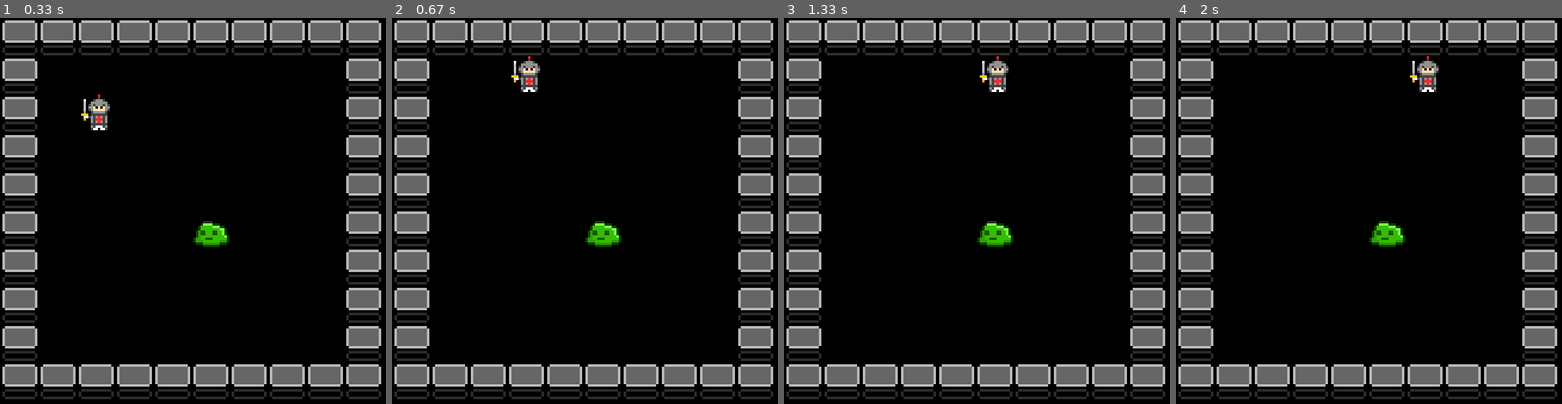
Above: before the commit, frames 1-4 (left to right).
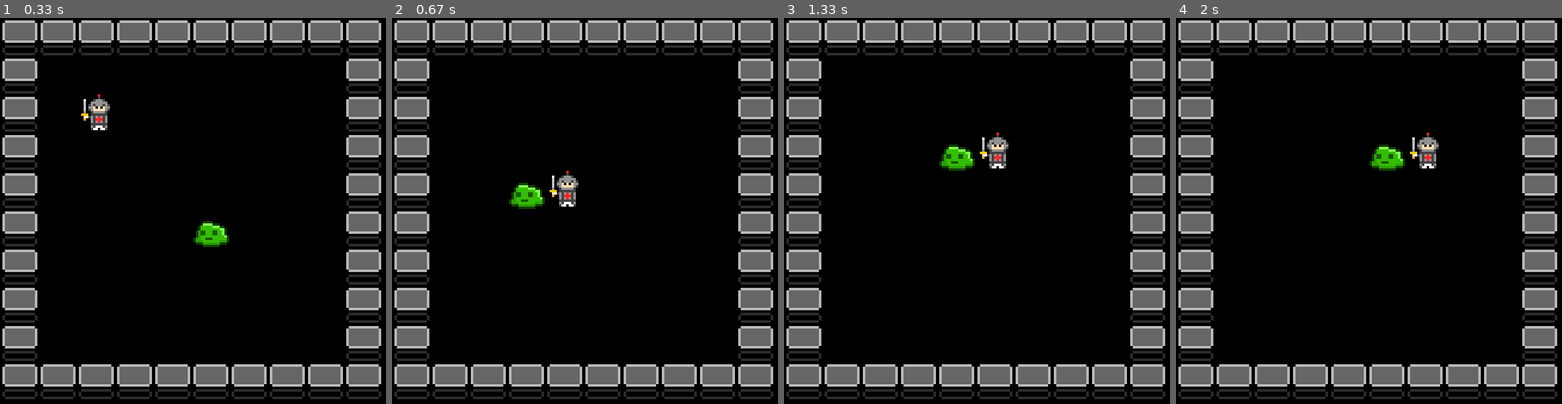
Above: after the commit, the same moments.

Repository: GiantSpaceHamster/GiantRoguelike
Game: pygame game, started from src/python/pygame_main.py
Same seed, same stepped clock (60 frames per second), same inputs: the game is played once before the commit and once after it.
Inputs:
- Up to frame 1 (0.33 s): no input
- Up to frame 2 (0.67 s): tap Space at 0.33 s
- Up to frame 3 (1.33 s): hold Right 0.67-1.13 s; hold Up from 1.17 s (still down)
- Up to frame 4 (2 s): release Up at 1.47 s; hold Right 1.5-1.97 s

Frame 1 is identical in both runs. In frame 2, 1.8% of the frame differs, in the area x 30-60%, y 9-60%; in frame 3, 1.8%; in frame 4, 1.8%.

Commit message:
BFS 길찾기 구현 및 테스트
- 아군 이동시 적도 AI에 의해 플레이어를 추격함.
- 단, 아직 적과 아군의 전투 모듈이 없어서 의미가 없다.
- 기본적인 부분은 완성.

Diff:
--- a/src/python/core.py
+++ b/src/python/core.py
@@ -1,23 +1,29 @@
-# Interactable 인터페이스
-class Interactable():
+class Interactable:
+    """ Interactable 인터페이스 """
     def IsInteractable(self):
         return False
 
     def Interaction(self):
         pass
 
-# Block 여부를 파악 하는 인터페이스
-class CanMoveable():
+class CanMoveable:
+    """ Block 여부를 파악 하는 인터페이스 """
     def CanMoveThis(self):
         return True
 
-# 더미로 만들 수 있는 그릴 수 있는 오브젝트
-class DummyDrawable():
-    def Draw(self):
-        pass
-
-# 캐릭터를 조작할 수 있는 경우는 Moveable 인터페이스를 상속 받는다.
-class Moveable():
+class DummyDrawable:
+    """ 더미로 만들 수 있는 그릴 수 있는 오브젝트 """
+    def Draw(self):
+        pass
+
+class Moveable:
+    """ 캐릭터를 조작할 수 있는 경우는 Moveable 인터페이스를 상속 받는다. """
+    def SetOrder(self, orderList):
+        pass
+
+    def DoOrder(self):
+        pass
+
     def SetPosition(self, x, y):
         pass
 
@@ -39,9 +45,9 @@
     def MoveRight(self):
         pass
 
-# 기본 Object 클레스
 class Object(Interactable, DummyDrawable, CanMoveable):
-    # 프로퍼티 리스트를 가집니다. 알려진 프로퍼티 리스트는 Property.txt를 참조 하세요.
+    """ 기본 Object 클레스 """
+    """ 프로퍼티 리스트를 가집니다. 알려진 프로퍼티 리스트는 Property.txt를 참조 하세요. """
     m_propertyList = {}
 
     def __init__(self):
@@ -63,72 +69,121 @@
 # 아이템 등을 표시하는 중간 레이어. - 아이템 오브젝트
 # 바닥 등을 표시하는 바닥 레이어. - 필드 오브젝트
 
-# 기본 Object를 상속받은 FieldObject
 class FieldObject(Object):
+    """ 기본 Object를 상속받은 FieldObject """
+    def __init__(self):
+        super().__init__()
+
     def IsInteractable(self):
         return True
 
     pass
 
-# FieldObject 를 상속 받아 만든 Board
 class Board(FieldObject):
+    """ FieldObject 를 상속 받아 만든 Board """
+    def __init__(self):
+        super().__init__()
+
     def Interaction(self):
         print("나는 보드다!")
 
     def Draw(self):
         print(" ", end='')
 
-# 기본 Object를 상속받은 ItemObject 객체
 class ItemObject(Object):
+    """ 기본 Object를 상속받은 ItemObject 객체 """
+    def __init__(self):
+        super().__init__()
+
     def IsInteractable(self):
         return True
 
     pass
 
-# 기본 Object를 상속받은 BlockObject 객체
 class BlockObject(Object):
+    """ 기본 Object를 상속받은 BlockObject 객체 """
+    def __init__(self):
+        super().__init__()
+
     def IsInteractable(self):
         return True
 
     def CanMoveThis(self):
         return False
 
-# BlockObject를 상속 받아 만든 Wall
 class Wall(BlockObject):
+    """ BlockObject를 상속 받아 만든 Wall """
+    def __init__(self):
+        super().__init__()
+
     def Interaction(self):
         print("나는 벽이다!")
 
     def Draw(self):
         print("Q", end='')
 
-# Wall 를 상속 받아 만든 BreakableWall
 class BreakableWall(Wall):
+    """ Wall 를 상속 받아 만든 BreakableWall """
+    def __init__(self):
+        super().__init__()
+
     def Interaction(self):
         print("나는 부서지는 벽이다!")
 
     def Draw(self):
         print("w", end='')
 
-# Wall 를 상속 받아 만든 BreakdisableWall
 class BreakdisableWall(Wall):
+    """ Wall 를 상속 받아 만든 BreakdisableWall """
+    def __init__(self):
+        super().__init__()
+
     def Interaction(self):
         print("나는 부서지지 않 벽이다!")
 
     def Draw(self):
         print("W", end='')
 
-# BlockObject 를 상속 받아 만든 Door
 class Door(BlockObject):
+    """ BlockObject 를 상속 받아 만든 Door """
+    def __init__(self):
+        super().__init__()
+
     def Interaction(self):
         print("나는 문이다!")
 
     def Draw(self):
         print("D", end='')
 
-# CharacterObject를 상속 받아 만든 PlayableCharacter - Moveable이 추가로 상속 됨.
 class PlayableCharacter(BlockObject, Moveable):
+    """ CharacterObject를 상속 받아 만든 PlayableCharacter - Moveable이 추가로 상속 됨. """
     m_x = 0
     m_y = 0
+
+    m_isSettedOrderCommand = False
+    m_orderCommandList = {}
+    m_orderList = []
+
+    def __init__(self):
+        super().__init__()
+
+        self.m_x = 0
+        self.m_y = 0
+
+        self.m_isSettedOrderCommand = False
+        self.m_orderCommandList = {}
+        self.m_orderList = []
+
+    def SetOrder(self, orderList):
+        self.m_orderList = orderList
+
+    def DoOrder(self):
+        if len(self.m_orderList) > 0:
+            order = self.m_orderList.get(0)
+            self.m_orderList.remove(order)
+
+            if m_isSettedOrderCommand == True:
+                m_orderCommandList[order]()
 
     def SetPosition(self, x, y):
         self.m_x = x
@@ -139,10 +194,12 @@
 
     def GetY(self):
         return self.m_y
-    pass
-
-# PlayableCharacter를 상속 받아 만든 PlayerCharacter
+
 class PlayerCharacter(PlayableCharacter):
+    """ PlayableCharacter를 상속 받아 만든 PlayerCharacter """
+    def __init__(self):
+        super().__init__()
+
     def Interaction(self):
         print("나는 캐릭터이다!")
 
@@ -165,32 +222,38 @@
         print("will move right!")
         pass
 
-# PlayableCharacter를 상속 받아 만든 NonPlayerCharacter
 class NonPlayerCharacter(PlayableCharacter):
+    """ PlayableCharacter를 상속 받아 만든 NonPlayerCharacter """
+    def __init__(self):
+        super().__init__()
+
     def Interaction(self):
         print("나는 NPC다!")
 
     def Draw(self):
         print("N", end='')
 
-# PlayableCharacter를 상속 받아 만든 EnemyCharacter
 class EnemyCharacter(PlayableCharacter):
+    """ PlayableCharacter를 상속 받아 만든 EnemyCharacter """
+    def __init__(self):
+        super().__init__()
+
     def Interaction(self):
         print("나는 적이다!")
 
     def Draw(self):
         print("E", end='')
 
-# Graph 알고리즘을 위한 데이터 클레스
-# 노드 클레스
 class Node:
+    """ Graph 알고리즘을 위한 데이터 클레스 """
+    """ 노드 클레스 """
     m_index = 0
 
     def __init__(self, index):
         self.m_index = index
 
-# 엣지 클레
 class Edge:
+    """ 엣지 클레 """
     m_source = -1
     m_destiny = -1
 
@@ -198,8 +261,8 @@
         self.m_source = -1
         self.m_destiny = -1
 
-# 그래프 클레스, 가중치가 없는 기본적인 노드와 엣지 리스트를 가진다.
 class Graph:
+    """ 그래프 클레스, 가중치가 없는 기본적인 노드와 엣지 리스트를 가진다. """
     m_node = None
     m_edgeList = []
 
--- a/src/python/data.py
+++ b/src/python/data.py
@@ -52,5 +52,9 @@
 
 fieldMap = GenerateMap(row, col)
 
+orderList = { "Move" : MoveCharacter }
+
+player.SetOrder( orderList )
+
 fieldMap[0][player.GetX()][player.GetY()] = player
 fieldMap[0][enemy.GetX()][enemy.GetY()] = enemy
--- a/src/python/pygame_main.py
+++ b/src/python/pygame_main.py
@@ -10,6 +10,8 @@
 orderList = []
 
 def KeyInput(events):
+   DoOrder = False
+
    for event in events:
       if event.type == pygame.QUIT:
          sys.exit(0)
@@ -19,24 +21,30 @@
             if event.key == pygame.K_LEFT:
                """ 왼쪽으로 이동 """
                MoveCharacter(player, fieldMap, row, col, "LEFT")
+               DoOrder = True
 
             elif event.key == pygame.K_RIGHT:
                """ 오른쪽으로 이동 """
                MoveCharacter(player, fieldMap, row, col, "RIGHT")
+               DoOrder = True
 
             elif event.key == pygame.K_UP:
                """ 위로 이동 """
                MoveCharacter(player, fieldMap, row, col, "UP")
+               DoOrder = True
 
             elif event.key == pygame.K_DOWN:
                """ 아래로 이동 """
                MoveCharacter(player, fieldMap, row, col, "DOWN")
+               DoOrder = True
 
             elif event.key == pygame.K_SPACE:
                """ 랜덤으로 이동 """
                global orderList
                orderList = PathFindAndMove(player, fieldMap, 4, 4)
+               DoOrder = True
 
+      return DoOrder
 
 def main():
    # 파이 게임을 초기화 한다.
@@ -53,24 +61,29 @@
 
    while True:
       # 가장 먼저 플레이어가 행동 하고,
-      KeyInput(pygame.event.get())
+      if KeyInput(pygame.event.get()) == True:
+            # 그 뒤에 Nonplayer 들이 행동을 한다.
+            print("Find Path for enemy...")
+            enemyOrder = PathFindAndMove(enemy, fieldMap, player.GetX(), player.GetY())
+            print(enemyOrder)
+            eorder = enemyOrder[1]
 
-      # 그 뒤에 Nonplayer 들이 행동을 한다.
-      #
+            EnemyPos = enemy.GetY() * 10 + enemy.GetX()
+            if EnemyPos > eorder:
+                  # playerPos 가 order 보다 크다.
+                  if EnemyPos - 10 == eorder:
+                     MoveCharacter(enemy, fieldMap, row, col, "UP")
+                  elif EnemyPos - 1 == eorder:
+                     MoveCharacter(enemy, fieldMap, row, col, "LEFT")
+            else:
+                  # playerPos 가 order 보다 작다.
+                  if EnemyPos + 10 == eorder:
+                     MoveCharacter(enemy, fieldMap, row, col, "DOWN")
+                  elif EnemyPos + 1 == eorder:
+                     MoveCharacter(enemy, fieldMap, row, col, "RIGHT")
 
-      # 모든 사이클이 끝났다면, 이제 장면을 렌더링.
 
-      #
-      screen.fill((0, 0, 0))
-
-      # 장면 렌더링.
-      for i in range(3):
-         for x in range(row):
-            for y in range(col):
-               image = ResourceManager.Get().GetLoadedResource(fieldMap[i][x][y].GetProperty("ResourceID"))
-               if image is not None:
-                  screen.blit(image, (x * 48, y * 48))
-
+      # 플레이어 명령 수행
       if len(orderList) > 0:
          #print("Order Size : ", len(orderList))
          order = orderList[0]
@@ -90,7 +103,38 @@
             elif playerPos + 1 == order:
                MoveCharacter(player, fieldMap, row, col, "RIGHT")
 
+         # 그 뒤에 Nonplayer 들이 행동을 한다.
+         print("Find Path for enemy...")
+         enemyOrder = PathFindAndMove(enemy, fieldMap, player.GetX(), player.GetY())
+         print(enemyOrder)
+         eorder = enemyOrder[1]
 
+         EnemyPos = enemy.GetY() * 10 + enemy.GetX()
+         if EnemyPos > eorder:
+               # playerPos 가 order 보다 크다.
+               if EnemyPos - 10 == eorder:
+                  MoveCharacter(enemy, fieldMap, row, col, "UP")
+               elif EnemyPos - 1 == eorder:
+                  MoveCharacter(enemy, fieldMap, row, col, "LEFT")
+         else:
+               # playerPos 가 order 보다 작다.
+               if EnemyPos + 10 == eorder:
+                  MoveCharacter(enemy, fieldMap, row, col, "DOWN")
+               elif EnemyPos + 1 == eorder:
+                  MoveCharacter(enemy, fieldMap, row, col, "RIGHT")
+
+      # 모든 사이클이 끝났다면, 이제 장면을 렌더링.
+
+      #
+      screen.fill((0, 0, 0))
+
+      # 장면 렌더링.
+      for i in range(3):
+         for x in range(row):
+            for y in range(col):
+               image = ResourceManager.Get().GetLoadedResource(fieldMap[i][x][y].GetProperty("ResourceID"))
+               if image is not None:
+                  screen.blit(image, (x * 48, y * 48))
 
       #playerImg = ResourceManager.Get().GetLoadedResource(player.GetProperty("ResourceID"))
       #if playerImg is not None:
--- a/src/python/utils.py
+++ b/src/python/utils.py
@@ -247,6 +247,8 @@
 
 # DFS로 패스를 찾는 함수.
 def PathFindForDFS(src, dst, graph):
+    """ 코드의 일부는 Programming Game AI by Example(Mat Buckland/사이텍 미디어) 을 참고 했습니다. """
+    findPath = False
     routeNode = [-1 for i in range(len(graph))]
     visitedNode = [False for i in range(len(graph))]
 
@@ -254,51 +256,84 @@
     tempEdge.m_source = src
     tempEdge.m_destiny = src
 
-    edgeNodeList = [tempEdge]
-    #edgeStack = []
-
-    while len(edgeNodeList):
-        nextEdge = edgeNodeList.pop()
+    edgeNodeStack = [tempEdge]
+
+    while len(edgeNodeStack):
+        nextEdge = edgeNodeStack.pop()
         routeNode[nextEdge.m_destiny] = nextEdge.m_source
 
+        visitedNode[nextEdge.m_destiny] = True
+
         if nextEdge.m_destiny == dst:
+            findPath = True
             break
-
-        canFindRoute = False
 
         # 모든 엣지를 스택에 임시로 저장
         for i in graph[nextEdge.m_destiny].m_edgeList:
             if visitedNode[i.m_destiny] == False:
-                # 해당 엣지로 이동한다.
-                edgeNodeList.append(i)
+                # 해당 엣지를 스택에 넣는다.
+                edgeNodeStack.append(i)
+
+    findedNode = []
+
+    if findPath is True:
+        findedDst = dst
+        while True:
+            findedNode.insert(0, findedDst)
+
+            if findedDst == src:
+                break
+
+            findedDst = routeNode[findedDst]
+
+    return findedNode
+
+# BFS로 패스를 찾는 함수.
+def PathFindForBFS(src, dst, graph):
+    """ 코드의 일부는 Programming Game AI by Example(Mat Buckland/사이텍 미디어) 을 참고 했습니다. """
+    findPath = False
+    routeNode = [-1 for i in range(len(graph))]
+    visitedNode = [False for i in range(len(graph))]
+
+    tempEdge = Edge()
+    tempEdge.m_source = src
+    tempEdge.m_destiny = src
+
+    edgeNodeStack = [tempEdge]
+
+    while len(edgeNodeStack):
+        nextEdge = edgeNodeStack[0]
+        edgeNodeStack.remove(nextEdge)
+
+        routeNode[nextEdge.m_destiny] = nextEdge.m_source
+
+        visitedNode[nextEdge.m_destiny] = True
+
+        if nextEdge.m_destiny == dst:
+            findPath = True
+            break
+
+        # 모든 엣지를 스택에 임시로 저장
+        for i in graph[nextEdge.m_destiny].m_edgeList:
+            if visitedNode[i.m_destiny] == False:
+                # 해당 엣지를 스택에 넣는다.
+                edgeNodeStack.append(i)
                 visitedNode[i.m_destiny] = True
 
-                # 루트를 찾았다!
-                canFindRoute = True
-                # 그리곤 for 루프를 빠져 나간다.
+    findedNode = []
+
+    if findPath is True:
+        findedDst = dst
+        while True:
+            findedNode.insert(0, findedDst)
+
+            if findedDst == src:
                 break
 
-        if canFindRoute is False:
-            # 루트를 찾지 못했다면, Backtrace를 한다.
-            tempEdge = Edge()
-            tempEdge.m_source = routeNode[nextEdge.m_source]
-            tempEdge.m_destiny = routeNode[nextEdge.m_destiny]
-
-            edgeNodeList.append(tempEdge)
-
-
-    findedNode = []
-    findedDst = dst
-    while True:
-        findedNode.insert(0, findedDst)
-
-        if findedDst == src:
-            break
-
-        findedDst = routeNode[findedDst]
+            findedDst = routeNode[findedDst]
 
     return findedNode
 
-# DFS로 패스를 찾고, 해당 패스로 이동 명령을 내리는 함수
+# BFS로 패스를 찾고, 해당 패스로 이동 명령을 내리는 함수
 def PathFindAndMove(obj, mapData, x, y):
-    return PathFindForDFS(obj.GetY() * 10 + obj.GetX(), y * 10 + x, mapData[3])
+    return PathFindForBFS(obj.GetY() * 10 + obj.GetX(), y * 10 + x, mapData[3])
Not shown, changed: .gitignore
Not shown, added: src/python/.core.py.swp
